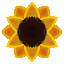
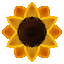
The second (64, 64) image is a revision of the first. Changes to its layers:
added group "Group 12" with 7 layers above "Group 11" over [2, 2, 62, 62]
added layer "Copy of Paint Layer 15" (overlay, 47%) in group "Group 12" over [2, 2, 62, 62]
added layer "Paint Layer 15" (overlay, 73%) in group "Group 12" over [2, 2, 62, 62]
added layer "Paint Layer 10" (1st of 2, in "Group 12") (overlay, 59%) in group "Group 12" over [2, 2, 62, 62]
moved "Paint Layer 9" into group "Group 12" over [2, 2, 62, 62]
moved "Group 4" into group "Group 12" over [2, 2, 62, 62]
added group "Group 11" with 9 layers above "Background Fill" over [2, 2, 62, 62]
added layer "Paint Layer 13" (overlay) in group "Group 11" over [2, 2, 62, 62]
moved "Paint Layer 10" (2nd of 2, in "Group 11") into group "Group 11", painted on it over [2, 2, 62, 62]
moved "Group 7" into group "Group 11" over [2, 2, 62, 62]
painted on "Paint Layer 8" over [2, 2, 62, 62]
moved "Paint Layer 1" into group "Group 11" over [2, 2, 62, 62]
moved "Paint Layer 6" into group "Group 11" over [2, 2, 62, 62]
